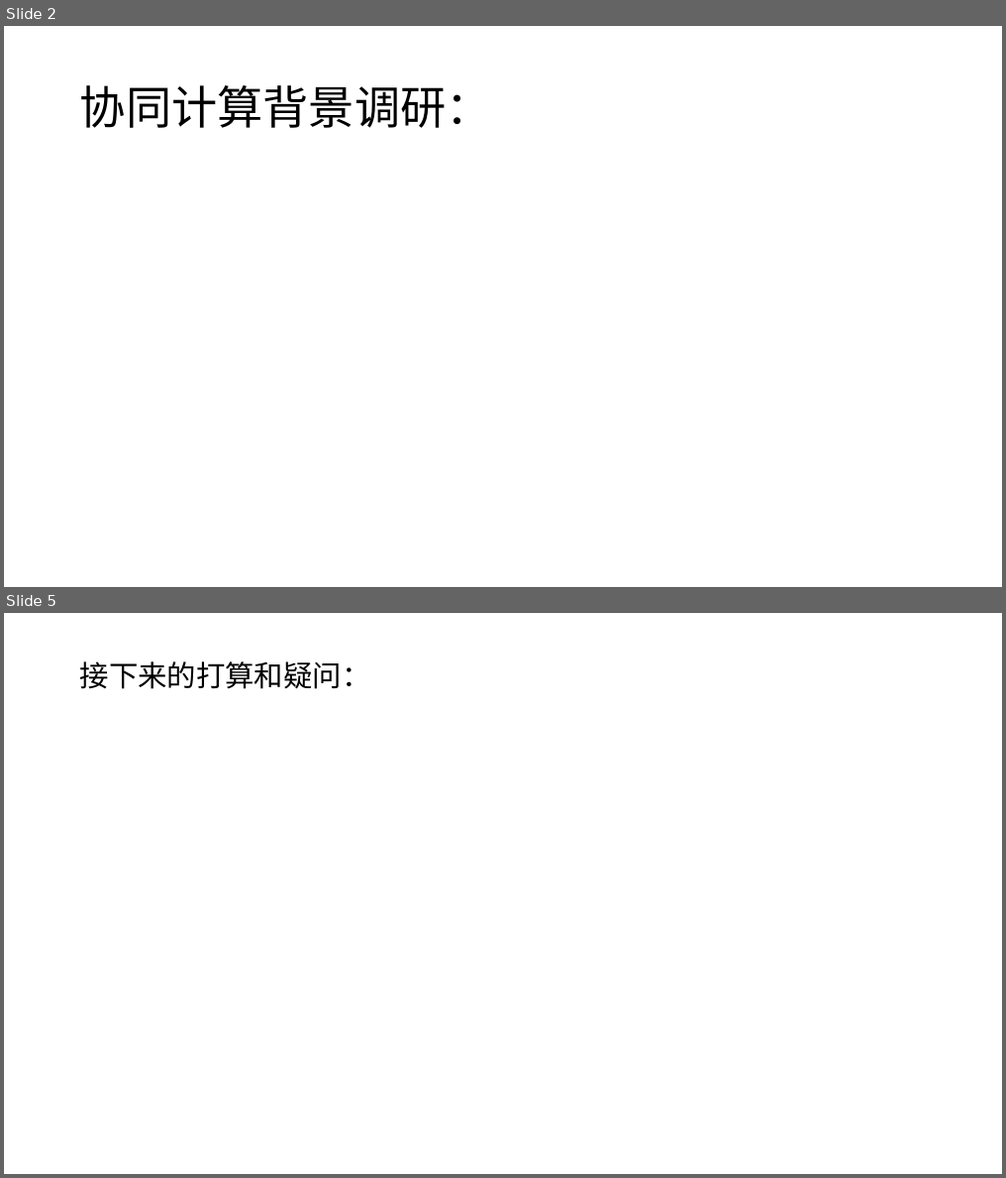
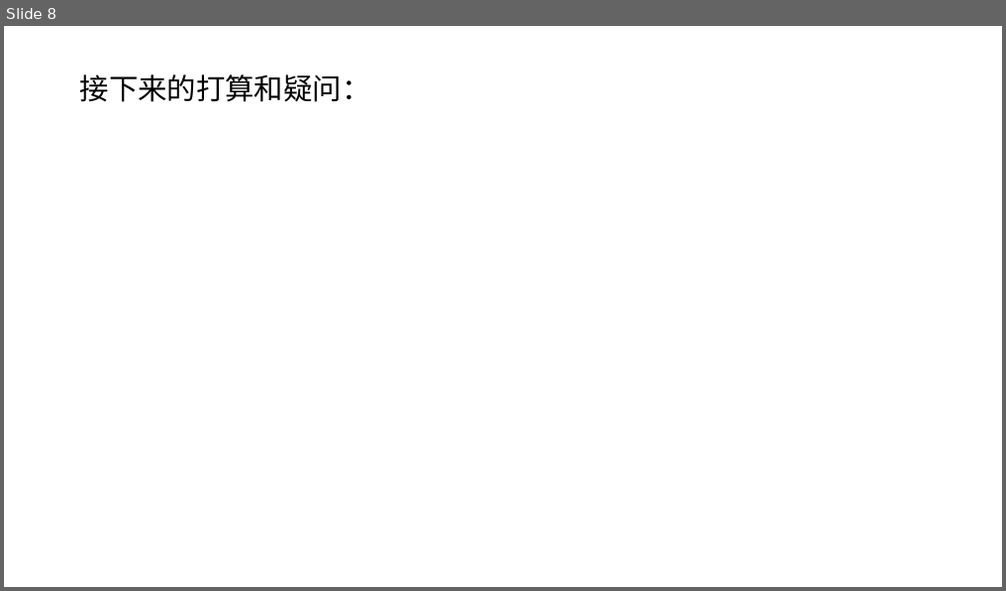
Before and after one commit to yyj6666667/fiddler, a slide deck: CPU.pptx. Shown one above the other, each under a label of ours: slides 2 and 5 before the commit, slide 8 after it; the slides between them are not shown. The pictures are 1006x1178 and 1006x591 pixels, drawn with LibreOffice and Linux fonts; fonts in the diff are those of the drawing. Boxes give left, top, right and bottom in pixels: in the first picture for what was removed or moved away, otherwise in the second. Text is boxed around its words. In the diff, an @@ line names an element or a change of style, - is before the commit and + after.

```diff
--- a/CPU.pptx
+++ b/CPU.pptx
@@ slide 2 removed at box(4, 26, 1002, 587), background #FFFFFF @@
@@ title removed at box(80, 85, 492, 128) @@
-协同计算背景调研：
@@ what was slide 5 is now slide 8 @@
```
Also in this commit, not shown: 1 slide changed, 6 slides added, 2 other slides removed.
